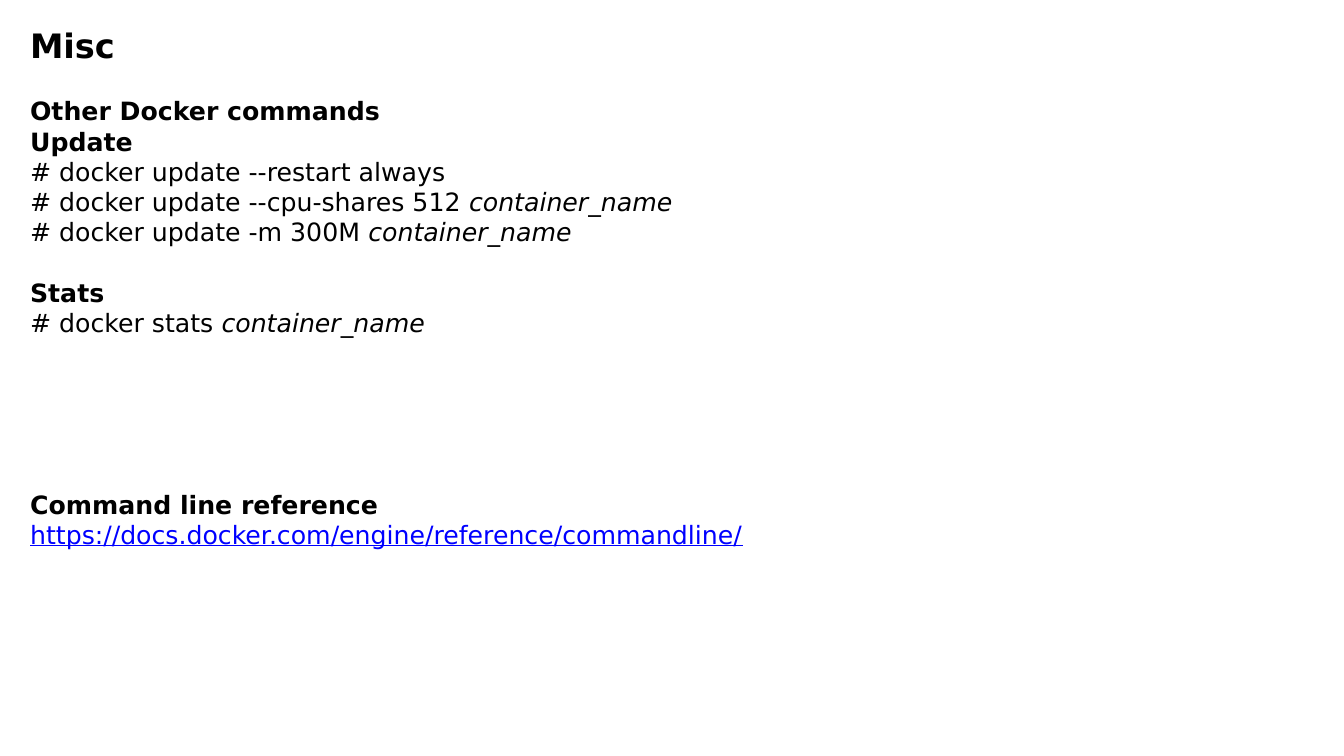
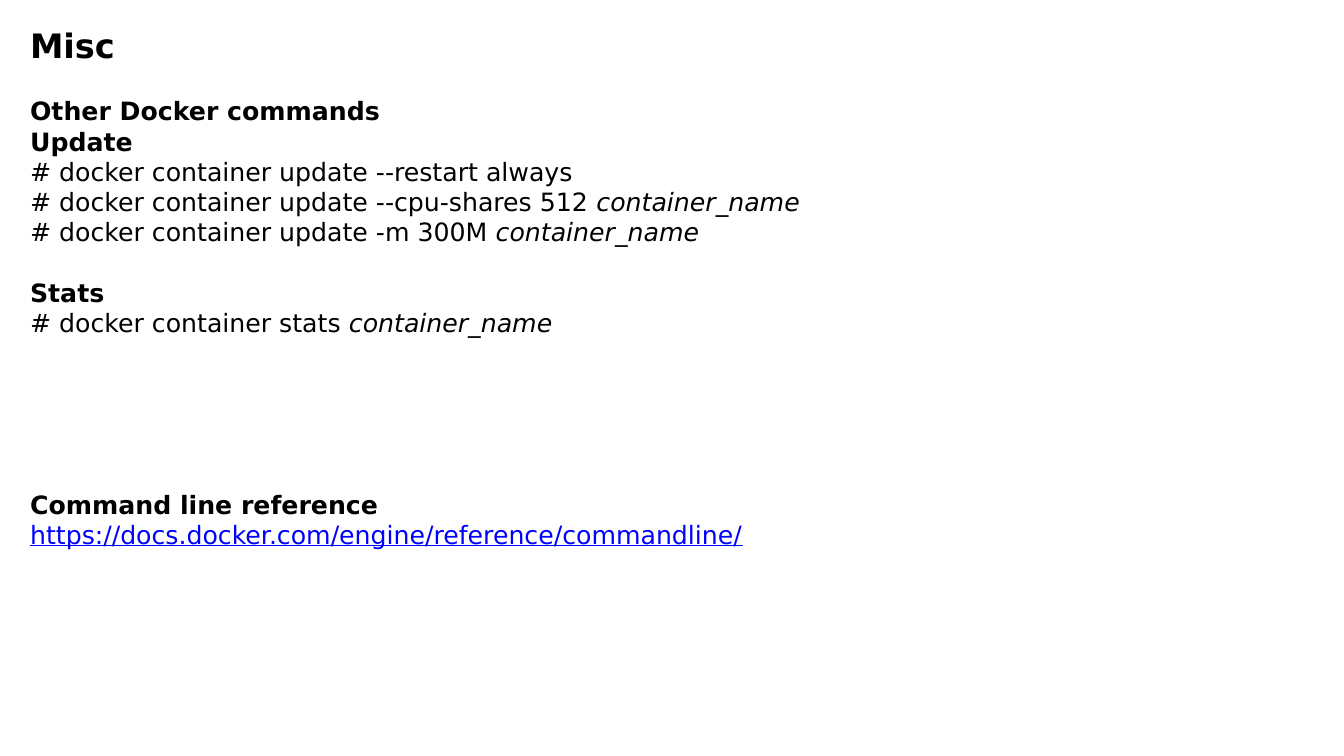
Before and after one commit to luisnabais-courses/course_docker, a slide deck: slide 25 of slides/02_intermediate_course_slides.odp. Drawn at 1344x756 pixels with LibreOffice and Linux fonts; fonts in the diff are those of the drawing; background and template pictures are left out. Boxes give left, top, right and bottom in pixels: in the first picture for what was removed or moved away, otherwise in the second. Text is boxed around its words. In the diff, an @@ line names an element or a change of style, - is before the commit and + after.

Commit message:
Added Docker Swarm slides

```diff
--- a/slides/02_intermediate_course_slides.odp
+++ b/slides/02_intermediate_course_slides.odp
@@ text at (59, 162, 799, 247): text changed @@
-# docker update --restart always
-# docker update --cpu-shares 512 container_name
-# docker update -m 300M container_name
+# docker container update --restart always
+# docker container update --cpu-shares 512 container_name
+# docker container update -m 300M container_name
@@ text at (59, 313, 552, 338): text changed; italic off @@
-# docker stats container_name
+# docker container stats container_name
```
Also in this commit, not shown: 7 other slides changed, 5 other files.
